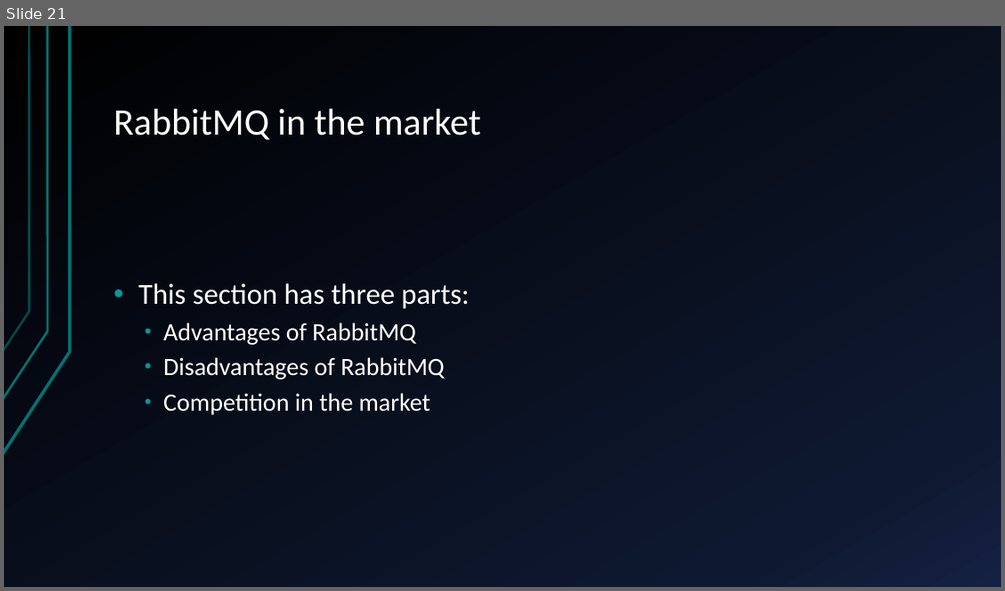
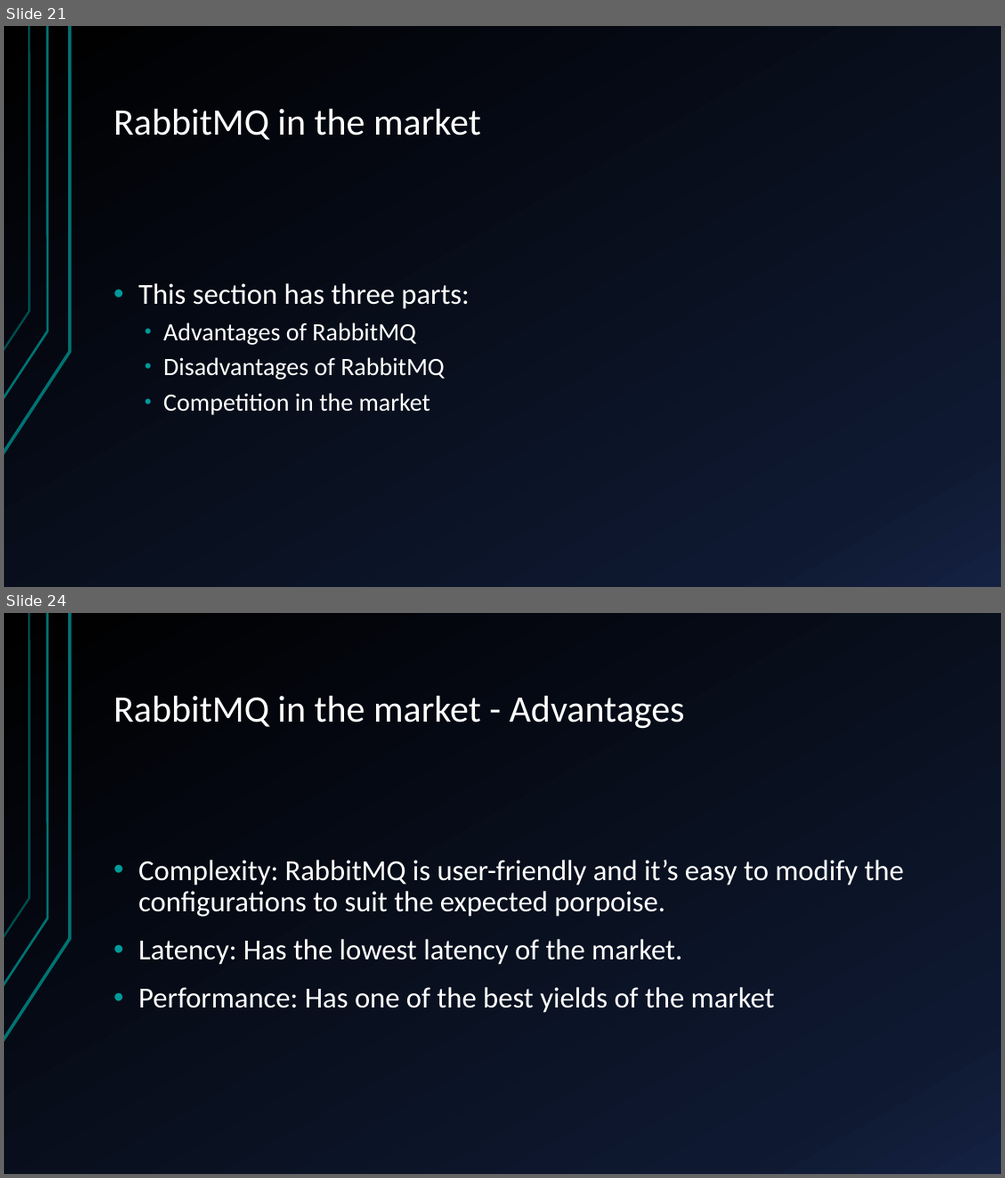
Before and after one commit to marc7666/Distributed-computing-course, a slide deck: Activities/Activity 2/RabbitMQ – components, benefits and application.pptx. Shown one above the other, each under a label of ours: slide 21 before the commit, slides 21 and 24 after it; the slides between them are not shown. The pictures are 1005x591 and 1005x1178 pixels, drawn with LibreOffice and Linux fonts; fonts in the diff are those of the drawing. Boxes give left, top, right and bottom in pixels: in the first picture for what was removed or moved away, otherwise in the second. Text is boxed around its words. In the diff, an @@ line names an element or a change of style, - is before the commit and + after.

```diff
--- a/Activities/Activity 2/RabbitMQ – components, benefits and application.pptx
+++ b/Activities/Activity 2/RabbitMQ – components, benefits and application.pptx
@@ slide 24 added at box(4, 613, 1001, 1174), background gradient #000000 to #0F1931 to #142242; not listed: 3 template elements that a slide beside it also shows @@
@@ title added at box(113, 696, 685, 729), 36 pt, text #FFFFFF @@
+RabbitMQ in the market - Advantages
@@ text added at box(138, 860, 904, 1013), 28 pt, text #FFFFFF @@
+• Complexity: RabbitMQ is user-friendly and it’s easy to modify the configurations to suit the expected porpoise.
+• Latency: Has the lowest latency of the market.
+• Performance: Has one of the best yields of the market
```
Also in this commit, not shown: 3 slides changed, 3 other slides added, 2 slides removed.
